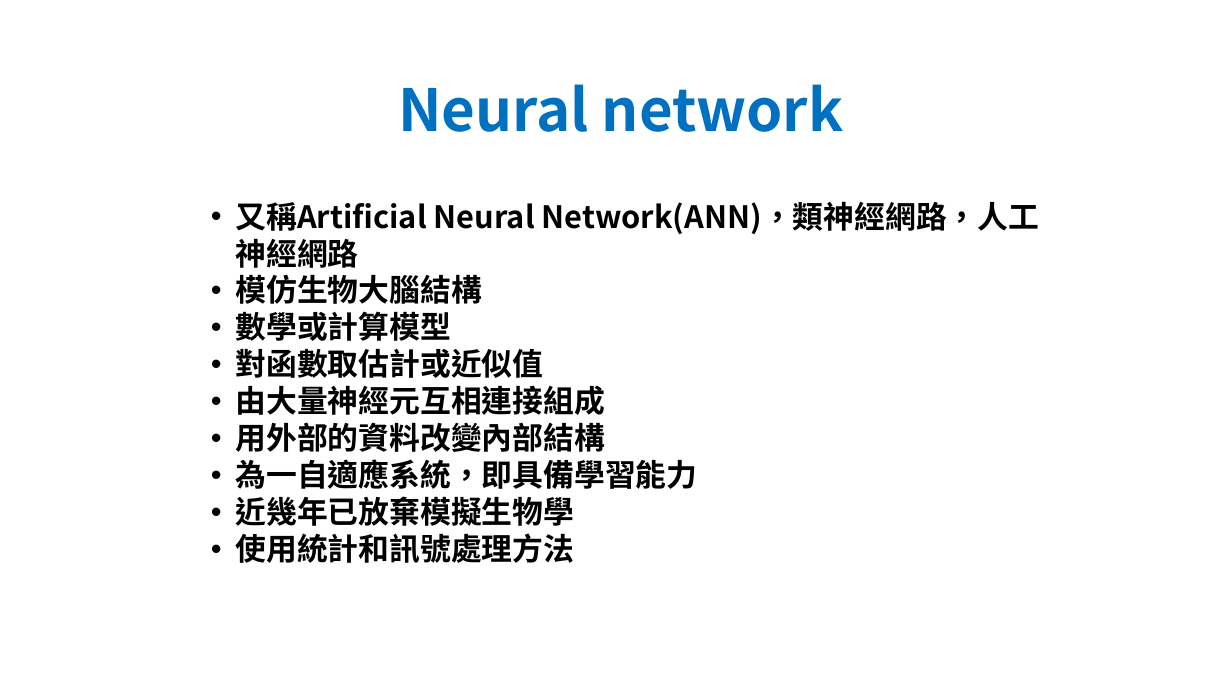
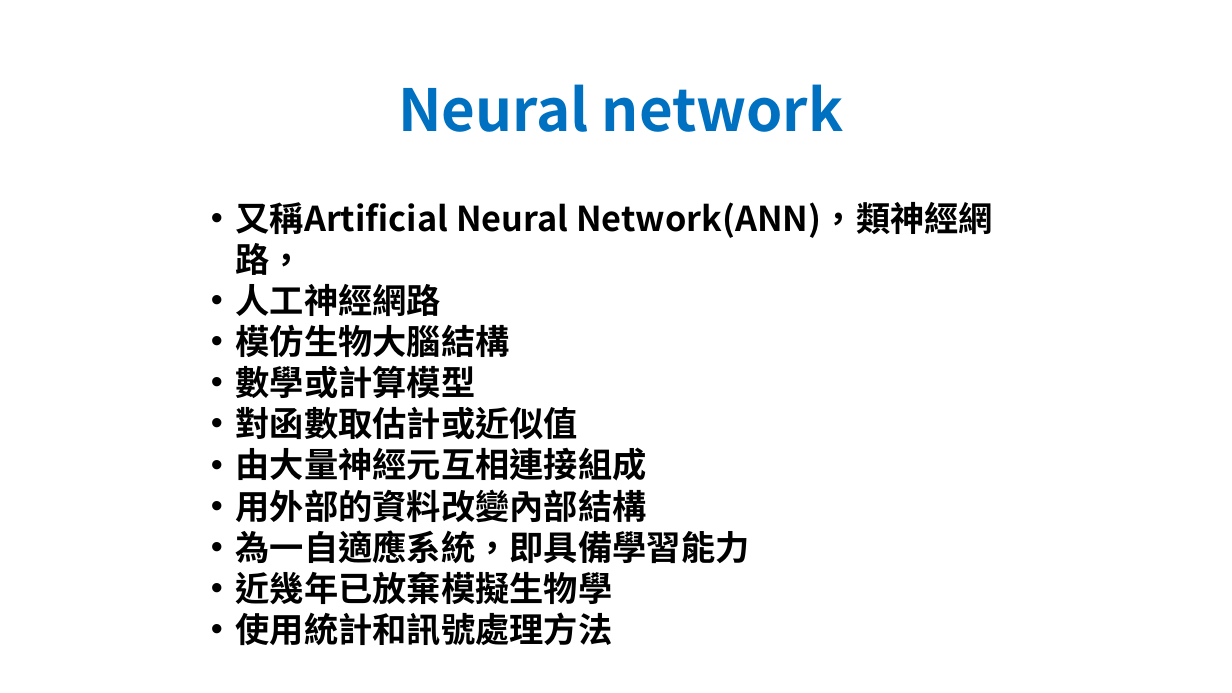
Before and after one commit to joshhu/cht_pytorch_201910, a slide deck: slide 12 of 02 - Neural Network.pptx. Drawn at 1232x693 pixels with LibreOffice and Linux fonts; fonts in the diff are those of the drawing. Boxes give left, top, right and bottom in pixels: in the first picture for what was removed or moved away, otherwise in the second. Text is boxed around its words. In the diff, an @@ line names an element or a change of style, - is before the commit and + after.

```diff
--- a/02 - Neural Network.pptx
+++ b/02 - Neural Network.pptx
@@ text at bbox=[235, 202, 993, 316]: text changed; size 18 to 20 pt @@
-• 又稱Artificial Neural Network(ANN)，類神經網路，人工神經網路
+• 又稱Artificial Neural Network(ANN)，類神經網路，
+• 人工神經網路
@@ text at bbox=[235, 325, 749, 645]: size 18 to 20 pt in "模仿生物大腦結構", "數學或計算模型", "對函數取估計或近似值", "由大量神經元互相連接組成" and 4 more places @@
```
Also in this commit, not shown: 3 other slides changed, 1 slide added, 15 other files.
